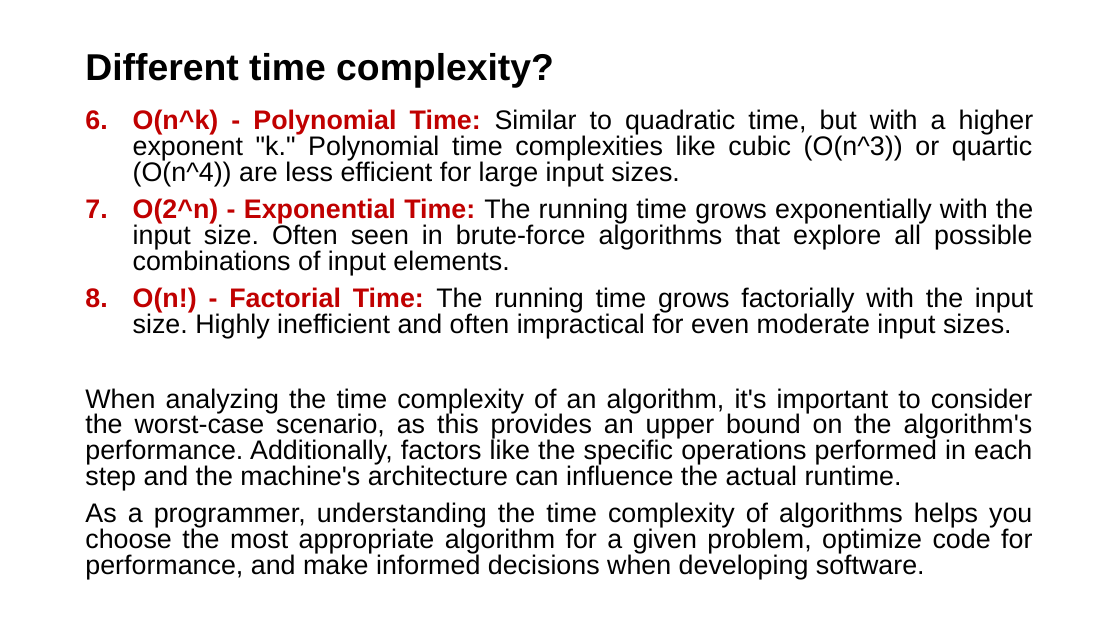
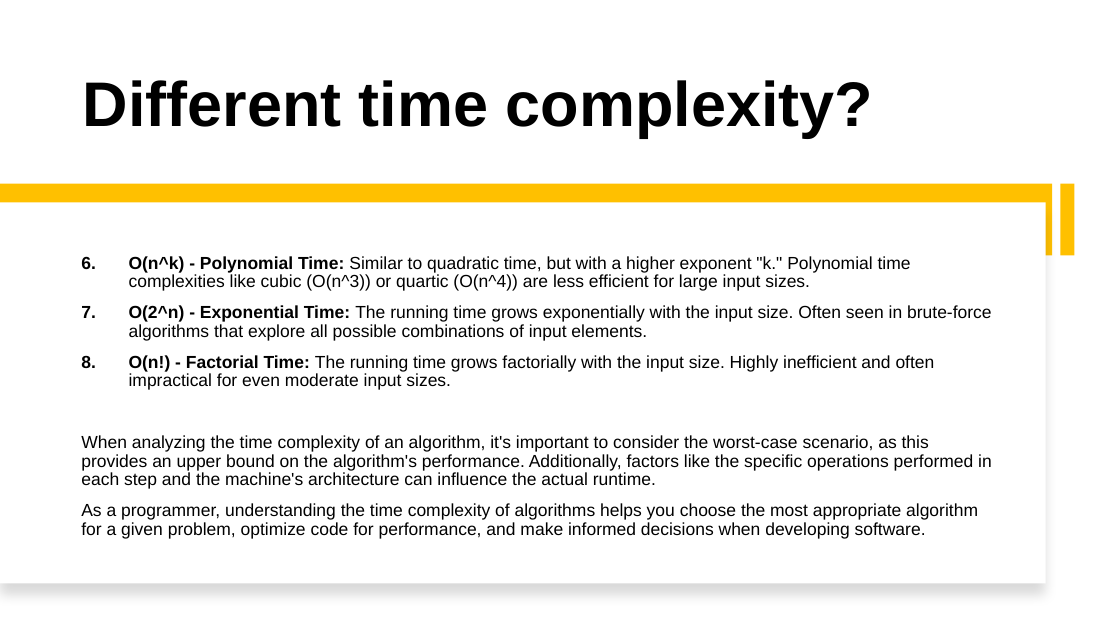
Before and after one commit to alaminbhuyan/DSA-In-Python, a slide deck: slide 23 of Design & Analysis Of Algorithm PDF/DAA.pptx. Drawn at 1120x630 pixels with LibreOffice and Linux fonts; fonts in the diff are those of the drawing. Boxes give left, top, right and bottom in pixels: in the first picture for what was removed or moved away, otherwise in the second. Text is boxed around its words. In the diff, an @@ line names an element or a change of style, - is before the commit and + after.

```diff
--- a/Design & Analysis Of Algorithm PDF/DAA.pptx
+++ b/Design & Analysis Of Algorithm PDF/DAA.pptx
@@ title "Different time complexity?" at box(83, 80, 873, 138): size 32 to 54 pt; vertical alignment middle to bottom @@
@@ rectangle added at box(0, 184, 1053, 255), fill #FFC000 @@
@@ rectangle added at box(0, 202, 1046, 584), fill #FFFFFF @@
@@ rectangle added at box(1060, 184, 1075, 255), fill #FFC000 @@
@@ text "O(n^k) - Polynomial Time: Similar ...": place and size @@
-text "O(n^k) - Polynomial Time: Similar ..." at box(85, 109, 1034, 579)
+text "O(n^k) - Polynomial Time: Similar ..." at box(81, 256, 992, 539)
@@ text "O(n^k) - Polynomial Time: Similar ..." at box(81, 256, 992, 539): size 23 to 15 pt; text colour #C00000 to #000000 in "O(n^k) - Polynomial Time:", "O(2^n) - Exponential Time:", "O(n!) - Factorial Time:"; alignment justified to left; line spacing 0.8 to 0.9; vertical alignment top to middle @@
```
Also in this commit, not shown: 29 other slides changed.
